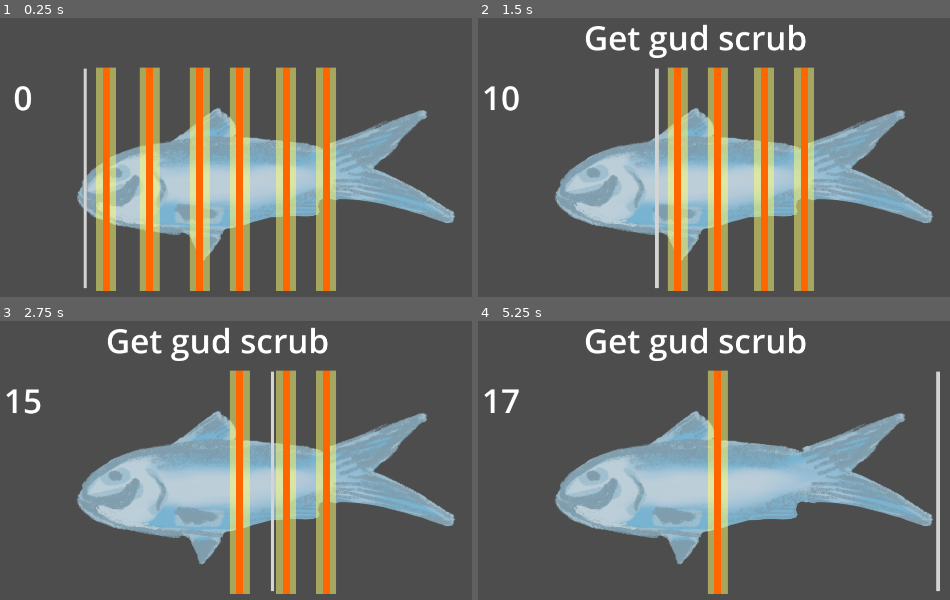
Above: before the commit, frames 1-4 (two rows, left to right).
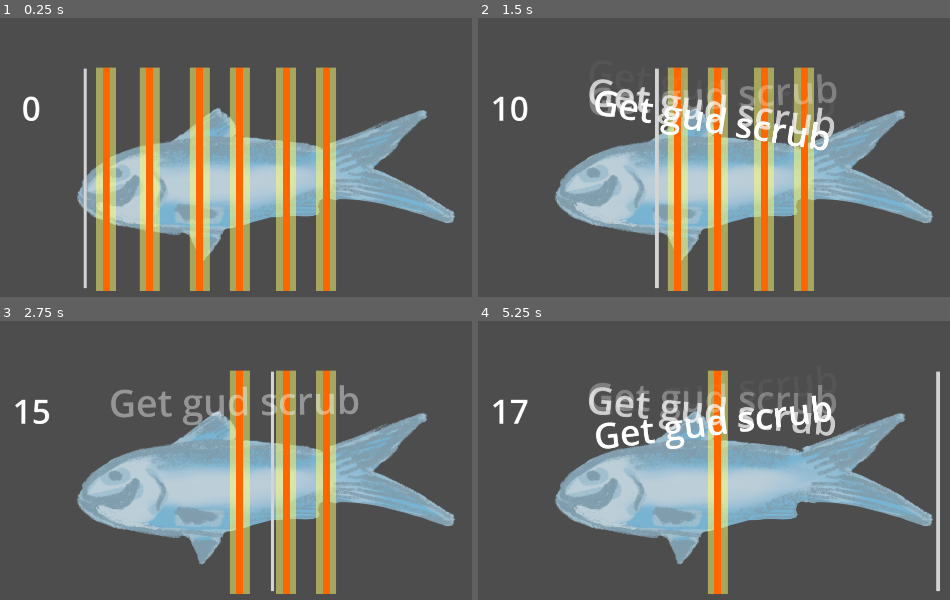
Above: after the commit, the same moments.

Repository: onadirli/secretsushi
Game: Godot game, scene res://scenes/chop.tscn
The game is run twice, just before and just after one commit, with the same random seed, the same clock (stepped at 60 frames per second) and the same inputs. This scene is started directly instead of the project's main scene.
Inputs:
- Up to frame 1 (0.25 s): no input
- Up to frame 2 (1.5 s): tap Enter at 0.5 s; tap Space (chop) at 0.6, 0.77, 1.07, 1.35 s
- Up to frame 3 (2.75 s): tap Space (chop) at 1.52, 1.82, 2.1 s
- Up to frame 4 (5.25 s): tap Space (chop) at 2.85, 3.02, 3.32, 3.6, 3.77, 4.07, 4.35, 4.52, 4.82, 5.1 s

The runs differ from the first frame. In frame 1, 0.3% of the frame differs, in the area x 2-9%, y 24-37%; in frame 2, 6.8%, in the area x 1-76%, y 2-48%; in frame 3, 3.9%; in frame 4, 6.7%.

Commit message:
feat: animated label

Diff:
--- /dev/null
+++ b/scenes/animated_label.gd
@@ -0,0 +1,16 @@
+extends Label
+
+
+# Called when the node enters the scene tree for the first time.
+func _ready():
+	self.rotation_degrees = randf_range(-10, 10)
+	$AnimationPlayer.play('pop')
+
+
+# Called every frame. 'delta' is the elapsed time since the previous frame.
+func _process(delta):
+	pass
+
+func move_up():
+	var t = create_tween()
+	t.tween_property(self, "position", position + Vector2.UP * 100, 1)
--- /dev/null
+++ b/scenes/animated_label.tscn
@@ -0,0 +1,106 @@
+[gd_scene load_steps=5 format=3 uid="uid://cn3usftyj1okl"]
+
+[ext_resource type="Script" path="res://scenes/animated_label.gd" id="1_hlpln"]
+
+[sub_resource type="Animation" id="Animation_4d4ms"]
+length = 0.001
+tracks/0/type = "value"
+tracks/0/imported = false
+tracks/0/enabled = true
+tracks/0/path = NodePath(".:theme_override_font_sizes/font_size")
+tracks/0/interp = 1
+tracks/0/loop_wrap = true
+tracks/0/keys = {
+"times": PackedFloat32Array(0),
+"transitions": PackedFloat32Array(1),
+"update": 1,
+"values": [80]
+}
+tracks/1/type = "value"
+tracks/1/imported = false
+tracks/1/enabled = true
+tracks/1/path = NodePath(".:modulate")
+tracks/1/interp = 1
+tracks/1/loop_wrap = true
+tracks/1/keys = {
+"times": PackedFloat32Array(0),
+"transitions": PackedFloat32Array(1),
+"update": 0,
+"values": [Color(1, 1, 1, 1)]
+}
+
+[sub_resource type="Animation" id="Animation_au8m1"]
+resource_name = "pop"
+step = 0.1
+tracks/0/type = "value"
+tracks/0/imported = false
+tracks/0/enabled = true
+tracks/0/path = NodePath(".:theme_override_font_sizes/font_size")
+tracks/0/interp = 1
+tracks/0/loop_wrap = true
+tracks/0/keys = {
+"times": PackedFloat32Array(0, 0.2),
+"transitions": PackedFloat32Array(1, 1),
+"update": 0,
+"values": [80, 90]
+}
+tracks/1/type = "value"
+tracks/1/imported = false
+tracks/1/enabled = true
+tracks/1/path = NodePath(".:modulate")
+tracks/1/interp = 1
+tracks/1/loop_wrap = true
+tracks/1/keys = {
+"times": PackedFloat32Array(0.2, 0.9),
+"transitions": PackedFloat32Array(1, 1),
+"update": 0,
+"values": [Color(1, 1, 1, 1), Color(1, 1, 1, 0)]
+}
+tracks/2/type = "method"
+tracks/2/imported = false
+tracks/2/enabled = true
+tracks/2/path = NodePath(".")
+tracks/2/interp = 1
+tracks/2/loop_wrap = true
+tracks/2/keys = {
+"times": PackedFloat32Array(0, 1),
+"transitions": PackedFloat32Array(1, 1),
+"values": [{
+"args": [],
+"method": &"move_up"
+}, {
+"args": [],
+"method": &"queue_free"
+}]
+}
+
+[sub_resource type="AnimationLibrary" id="AnimationLibrary_3tnod"]
+_data = {
+"RESET": SubResource("Animation_4d4ms"),
+"pop": SubResource("Animation_au8m1")
+}
+
+[node name="AnimatedLabel" type="Label"]
+anchors_preset = 8
+anchor_left = 0.5
+anchor_top = 0.5
+anchor_right = 0.5
+anchor_bottom = 0.5
+offset_left = -1304.0
+offset_top = -708.0
+offset_right = -608.0
+offset_bottom = -356.0
+grow_horizontal = 2
+grow_vertical = 2
+pivot_offset = Vector2(344, 168)
+size_flags_horizontal = 4
+theme_override_font_sizes/font_size = 80
+text = "Pop pop!"
+horizontal_alignment = 1
+vertical_alignment = 1
+script = ExtResource("1_hlpln")
+
+[node name="AnimationPlayer" type="AnimationPlayer" parent="."]
+libraries = {
+"": SubResource("AnimationLibrary_3tnod")
+}
--- a/scenes/chop.tscn
+++ b/scenes/chop.tscn
@@ -52,29 +52,18 @@
 [node name="CutZone6" parent="." instance=ExtResource("3_2ecta")]
 position = Vector2(528, 0)
 
-[node name="Score" type="Label" parent="."]
-offset_left = 176.0
-offset_top = 152.0
-offset_right = 352.0
-offset_bottom = 262.0
-size_flags_horizontal = 4
+[node name="ActionMarker" type="Marker2D" parent="."]
+position = Vector2(424, 96)
+
+[node name="ScoreLabel" type="Label" parent="."]
+offset_left = 112.0
+offset_top = 128.0
+offset_right = 457.0
+offset_bottom = 336.0
 theme_override_font_sizes/font_size = 80
 text = "0"
 horizontal_alignment = 1
 vertical_alignment = 1
 
-[node name="ActionText" type="Label" parent="."]
-offset_left = 463.0
-offset_top = 8.0
-offset_right = 991.0
-offset_bottom = 118.0
-theme_override_font_sizes/font_size = 80
-horizontal_alignment = 1
-vertical_alignment = 1
-
-[node name="Timer" type="Timer" parent="."]
-autostart = true
-
 [connection signal="area_entered" from="Knife" to="Knife" method="_on_area_entered"]
 [connection signal="area_exited" from="Knife" to="Knife" method="_on_area_exited"]
-[connection signal="timeout" from="Timer" to="Knife" method="_on_timer_timeout"]
--- a/scenes/knife.gd
+++ b/scenes/knife.gd
@@ -1,4 +1,6 @@
 extends Area2D
+
+const animated_label_scene = preload("res://scenes/animated_label.tscn")
 
 var dx: Vector2 = Vector2.RIGHT
 var speed: int = 3;
@@ -7,13 +9,15 @@
 
 var score = 0
 
-var score_label: Label
-var action_label: Label
+@onready var right_marker: Marker2D = get_parent().get_node('RightMarker')
+@onready var left_marker: Marker2D = get_parent().get_node('LeftMarker')
+
+@onready var action_marker: Marker2D = get_parent().get_node('ActionMarker')
+
 
 # Called when the node enters the scene tree for the first time.
 func _ready():
-	score_label = get_parent().get_node('Score')
-	action_label = get_parent().get_node('ActionText')
+	pass
 
 func _input(event):
 	if event is InputEventKey:
@@ -23,9 +27,6 @@
 # Called every frame. 'delta' is the elapsed time since the previous frame.
 func _process(delta):
 	position = position + dx * speed
-
-	var right_marker = get_parent().get_node("RightMarker")
-	var left_marker = get_parent().get_node('LeftMarker')
 
 	var is_beyond_right_marker = position >= right_marker.position
 	var is_beyond_left_marker = position <= left_marker.position
@@ -41,18 +42,23 @@
 	var isNormalChop = size == 1
 	var isPerfectChop = size == 2
 
+	var label_text = 'Get gud scrub'
 	if isPerfectChop:
-		action_label.text = 'Perfect!'
 		score += 5
 		zoneStack[1].get_parent().queue_free()
 
 	elif isNormalChop:
-		action_label.text = 'Normal chop'
+		label_text = 'Normal chop'
 		score += 1
 		zoneStack[0].get_parent().queue_free()
-	else:
-		action_label.text = 'Get gud scrub'
 
+	var action_label = animated_label_scene.instantiate()
+	action_label.text = label_text
+	action_label.position = action_marker.position
+
+	get_parent().add_child(action_label)
+
+	var score_label = get_parent().get_node('ScoreLabel')
 	score_label.text = str(score)
 
 
@@ -62,7 +68,3 @@
 
 func _on_area_exited(area):
 	zoneStack.pop_back()
-
-
-func _on_timer_timeout():
-	action_label.text = ''
